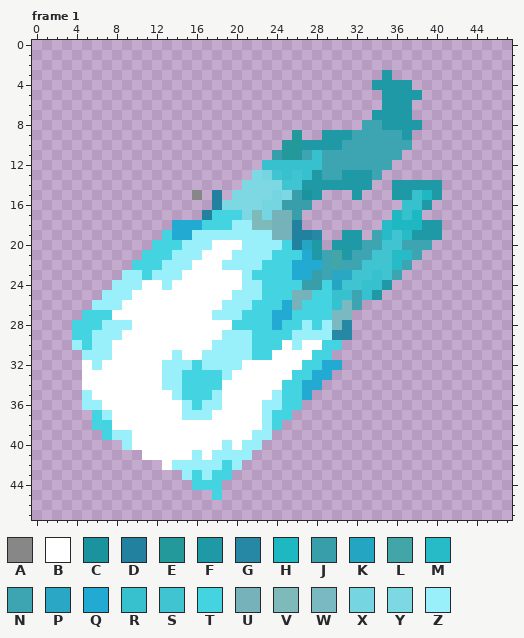
A animated GIF sprite gets an edit: site/img/mcc/cos/accessories/FireFistEnergy.gif. The picture above is the old version.
The file is 48x48 pixels. Colours within 5 levels of each other are drawn and written as one. Shown: frame 1. The commit also changed other frames, which this record leaves out.
Palette (. is transparent): A #878787  B #ffffff  C #1b939e  D #21819e  E #24999c  F #2099a6  G #2788a6  H #1eb8c3  J #389ea9  K #24a6c3  L #42a6a8  M #26bbc6  N #3da5b1  P #2ba7c6  Q #23aad2  R #37c1ce  S #40c4d1  T #43d3e1  U #75b2ba  V #7fbaba  W #7bb9c2  X #75d5e0  Y #7dd8e3  Z #99effa
Pixels before, frame 1, first column x 4:
 3 ...............................F.....
 4 ..............................FFFF...
 5 ...............................FFFF..
 6 ...............................FFF...
 7 ..............................FFFF...
 8 .............................NNFFFF..
 9 ......................E..FFFNNNNNF...
10 .....................EEFFFFNNNNNNN...
11 ....................JEENRNNNNNNNN....
12 ...................RRRRRRNNNNNNN.....
13 ..................YXSRSRFNNFFFN......
14 .................YYYYSSFFFFFFF..FFFFF
15 ............A.D.YYYYXYJCF...F...FFRHF
16 ..............DYYYYXXJJJ.........RRF.
17 .............DTTTYVXUUJ.........HRH..
18 ..........QQQTTTZZVVUUD........MHHHFF
19 .........TQQZZZZZZZZUUDDG..FF.NMSMFFF
20 ........TTTZZZBBBZZZZTDKF.FFFNNSSNNN.
21 .......TTTZZZBBBZZZZTTTQFNLFNNSSMMN..
22 ......TTTZZZBBBZZZZTTTQQQNLNNSSSMN...
23 .....ZZTZZZBBBBBBZTTTTQQJNPPSSRSN....
24 ....ZZZBBZBBBBBBBZZTTTTJJTKSSRRF.....
25 ...ZZZBBBBBBBBBBZZZTTTUUTTRRNRF......
26 ..ZZZBBBBBBBBBBZZZTTTQUTTTRWN........
27 .TTTBBBBBBBBBBZZZTTTQQTTTTWW.........
28 TTTZZZBBBBBBBBBBTTTTQTTZTZWG.........
29 TTZZZBBBBBBBBBBZZZTTTTZZZZGG.........
30 ZTZZBBBBBBBBBBZZZZTTTBZBBTT..........
31 .ZZZBBBBBBZBBZZZZZTTBBBBTT...........
32 .BZBBBBBBZZZTZZZZBBBBBBTTQQ..........
33 .BBBBBBBBZZTTTTZBBBBBBTTQQ...........
34 .BBBBBBBBZZTTTTBBBBBBTTQQ............
35 .ZBBBBBBBBZTTTZBBBBBZTTQ.............
36 .ZZBBBBBBBBZTZZBBBBZZTT..............
37 ..TZBBBBBBBZZZBBBBBZTT...............
38 ..TTBBBBBBBBBBBBBBBZT................
39 ...TZZBBBBBBBBBBBBZZ.................
40 .....ZBBBBBBBBBZBZZ..................
41 .......BBBBBZBZZZZ...................
42 .........BZZZZZTZ....................
43 ...........ZTZTT.....................
44 ............TTT......................
45 ..............T......................
The result:
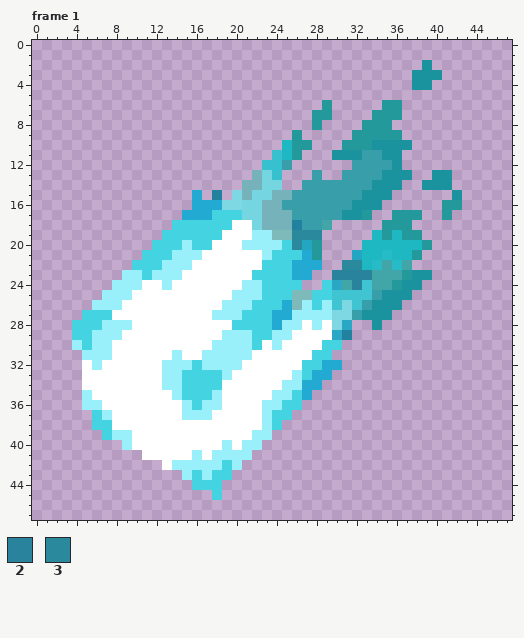
Colours new in this view: 2 #29839d  3 #2b899d
The edit:
Changed rows in their new state; - is an unchanged pixel.
Frame 1:
first column x 14:
 2 -------------------------C---
 3 ---------------------.--CCC--
 4 --------------------....CC---
 5 ---------------------....----
 6 ---------------E-----EE.-----
 7 --------------EE----EEE.-----
 8 --------------E----EEE...----
 9 ---------------...EEEEE.-----
10 -----------H-E...EEECCCC-----
11 ----------RH-...CCCJJCC------
12 -----------J......JJJJC------
13 --------U-R...J..JJJJCCC--CC-
14 -------UUXX..JJJJJJJCCC..CCC-
15 --Q----UXXUU-JJJJJJCCC.....-C
16 --QQQ--XXUU---JJJJCCC--...-EE
17 -QQQ---XXU---JJJJCCE--EEE--E-
18 TTT---BBXU---JJL-----EEE...--
19 TTTTTBBB--VV333--..-HEHEE..--
20 --TT--------3-E-...HHHHHHE---
21 ------BBB-----E...KHHMHHE----
22 -----BBBB------..33HML-L-----
23 -------B------..2222LLLECC---
24 -------------..-PL2SLLECC----
25 ------------VV--SSSSJCCC-----
26 ------------VZ-ZSYSJCCC------
27 ------------ZZZZYYJCCC-------
28 -----------ZZBZBYP--C--------
29 ----------ZZBBBBPD-----------
30 ---------BZ-B----------------
31 --------BB-------------------
33 ------------Z----------------
34 -----------ZZ----------------
35 -----------Z-----------------
Where, in picture pixels (left, top, right, bottom), the same in both pictures:
changed: (172, 60, 462, 400)
